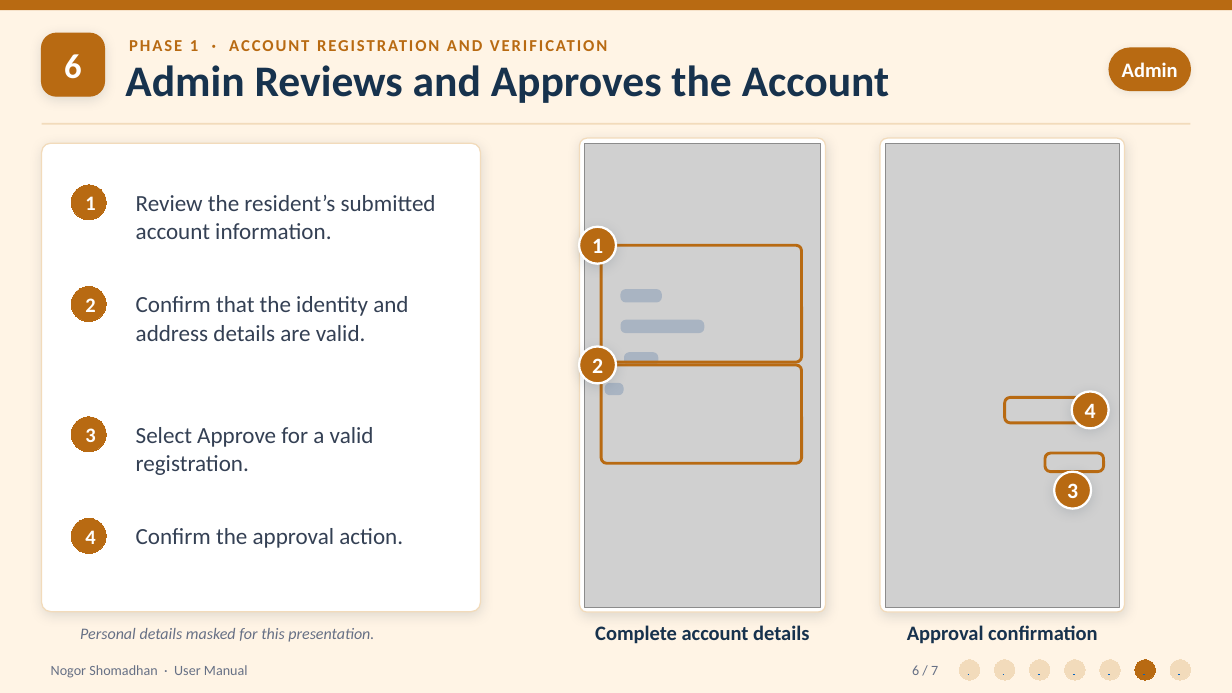
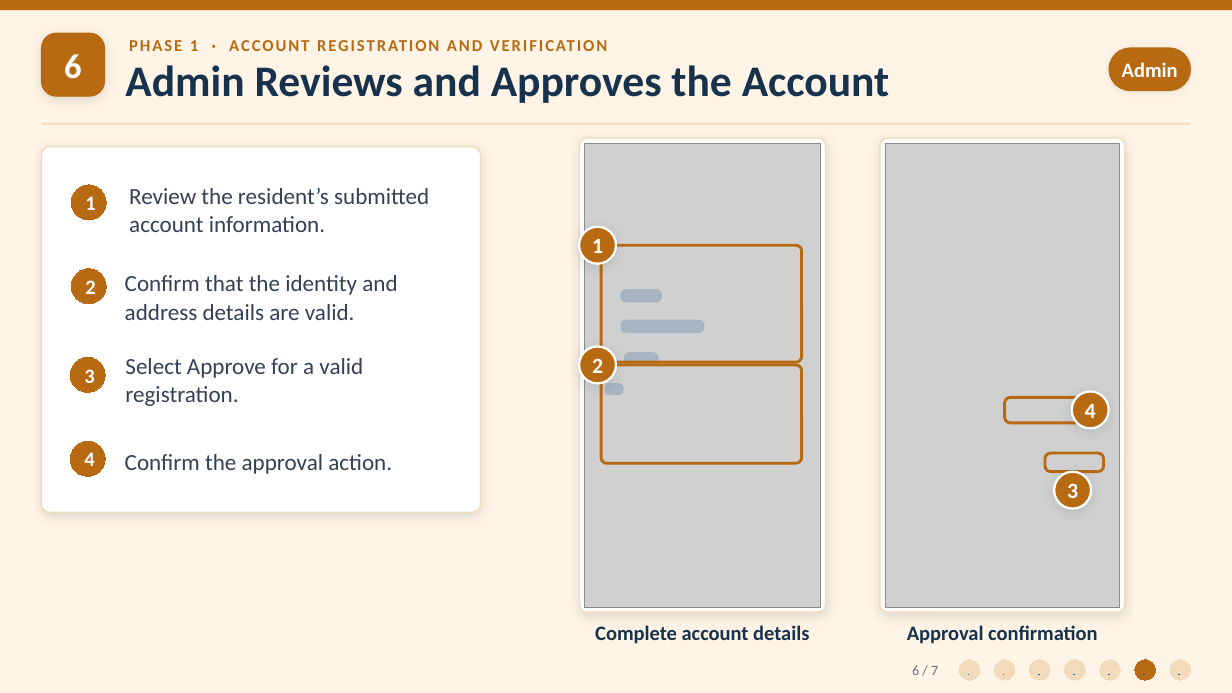
Before and after one commit to Zawadur-Rafid/NogorShomadhan, a slide deck: slide 6 of User Manual/NogorShomadhan_UserManual_Phase1.pptx. Drawn at 1232x693 pixels with LibreOffice and Linux fonts; fonts in the diff are those of the drawing; grey boxes stand for pictures. Boxes give left, top, right and bottom in pixels: in the first picture for what was removed or moved away, otherwise in the second. Text is boxed around its words. In the diff, an @@ line names an element or a change of style, - is before the commit and + after.

```diff
--- a/User Manual/NogorShomadhan_UserManual_Phase1.pptx
+++ b/User Manual/NogorShomadhan_UserManual_Phase1.pptx
@@ rounded rectangle: place and size @@
-rounded rectangle at (42, 143, 481, 612)
+rounded rectangle at (42, 147, 481, 513)
@@ text "Review the resident’s submitted account ...": place and size @@
-text "Review the resident’s submitted account ..." at (136, 195, 436, 239)
+text "Review the resident’s submitted account ..." at (129, 188, 429, 232)
@@ ellipse "2": place and size @@
-ellipse "2" at (71, 287, 106, 322)
+ellipse "2" at (71, 269, 106, 304)
@@ text "Confirm that the identity and ...": place and size @@
-text "Confirm that the identity and ..." at (136, 296, 408, 341)
+text "Confirm that the identity and ..." at (125, 275, 397, 320)
@@ ellipse "3": place and size @@
-ellipse "3" at (71, 417, 106, 452)
+ellipse "3" at (70, 358, 105, 393)
@@ text "Select Approve for a valid ...": place and size @@
-text "Select Approve for a valid ..." at (136, 427, 374, 447)
+text "Select Approve for a valid ..." at (125, 358, 363, 378)
@@ ellipse "4": place and size @@
-ellipse "4" at (71, 518, 106, 554)
+ellipse "4" at (70, 442, 105, 477)
@@ text "Confirm the approval action.": place and size @@
-text "Confirm the approval action." at (136, 528, 403, 548)
+text "Confirm the approval action." at (125, 454, 392, 474)
@@ text removed at (80, 628, 374, 642) @@
-Personal details masked for this presentation.
@@ text removed at (51, 665, 248, 678) @@
-Nogor Shomadhan · User Manual
```
Also in this commit, not shown: 6 other slides changed.
